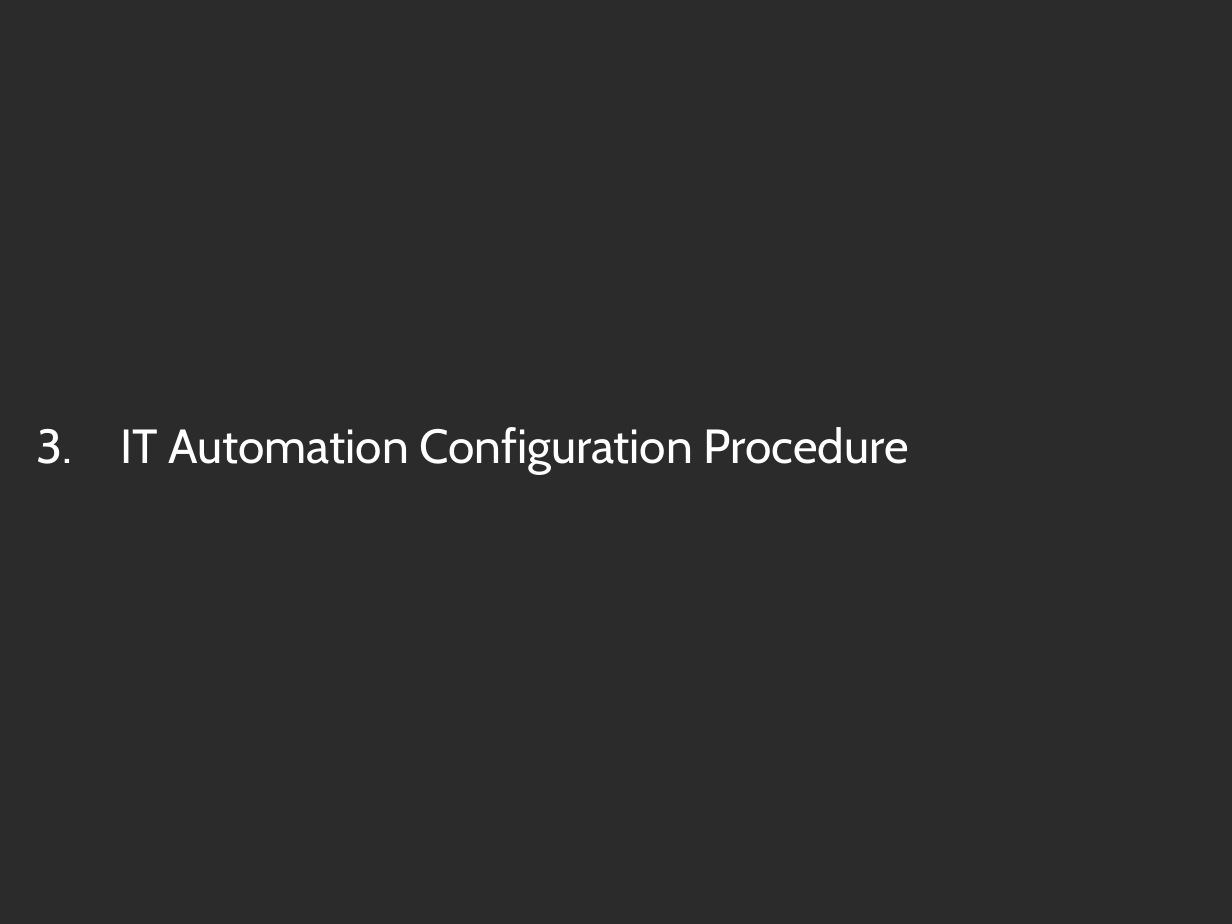
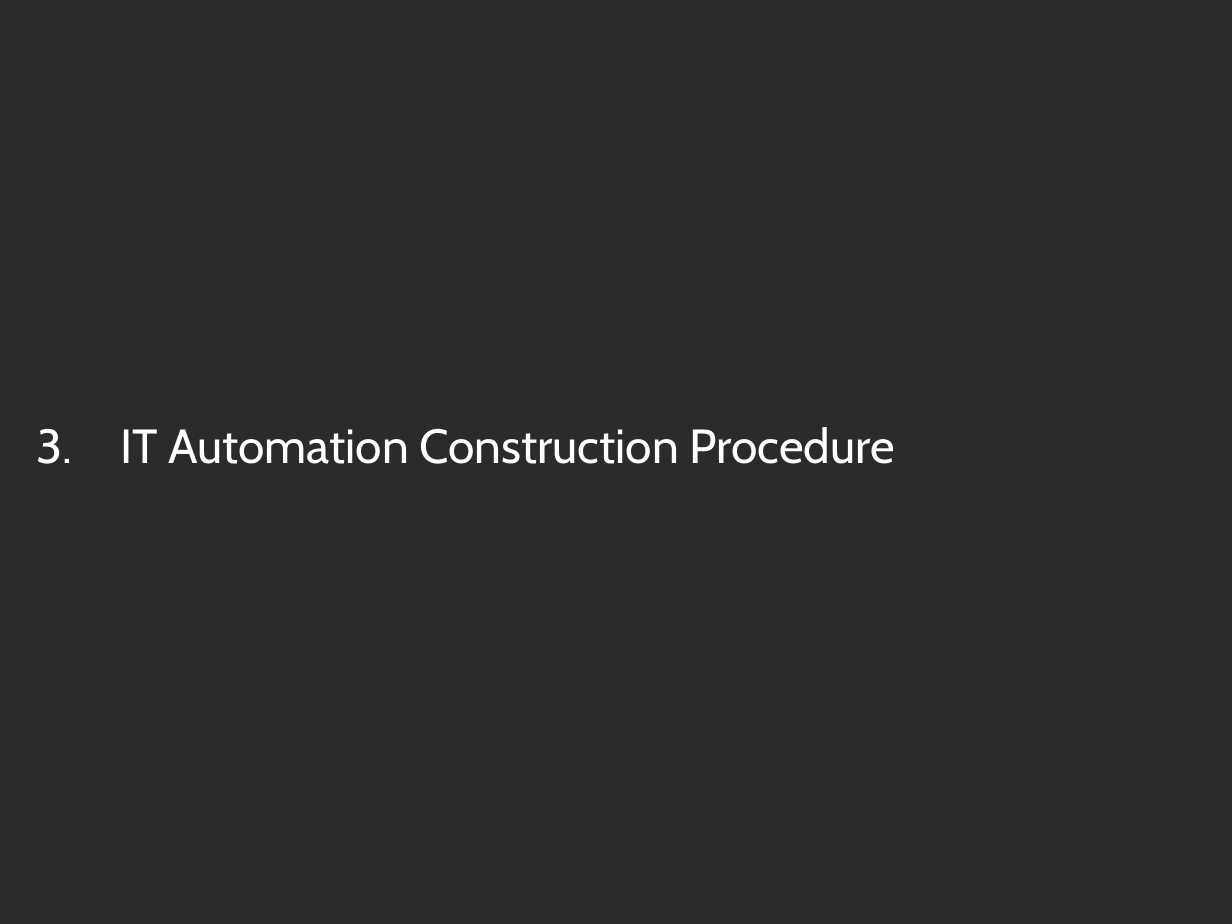
Before and after one commit to exastro-suite/it-automation-docs, a slide deck: slide 8 of asset/Learn/ITA-online-install_en.pptx. Drawn at 1232x924 pixels with LibreOffice and Linux fonts; fonts in the diff are those of the drawing; background and template pictures are left out; a plain dark background stands for a picture behind light text. Boxes give left, top, right and bottom in pixels: in the first picture for what was removed or moved away, otherwise in the second. Text is boxed around its words. In the diff, an @@ line names an element or a change of style, - is before the commit and + after.

```diff
--- a/asset/Learn/ITA-online-install_en.pptx
+++ b/asset/Learn/ITA-online-install_en.pptx
@@ title at bbox=[36, 427, 895, 464]: text changed @@
-3. IT Automation Configuration Procedure
+3. IT Automation Construction Procedure
```
Also in this commit, not shown: 16 other slides changed, 15 other files.
